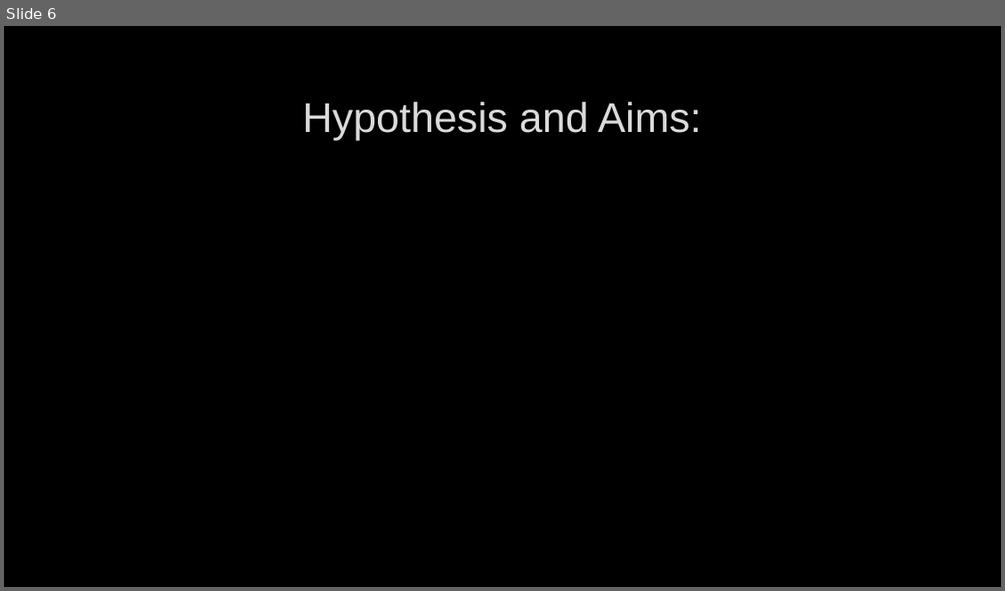
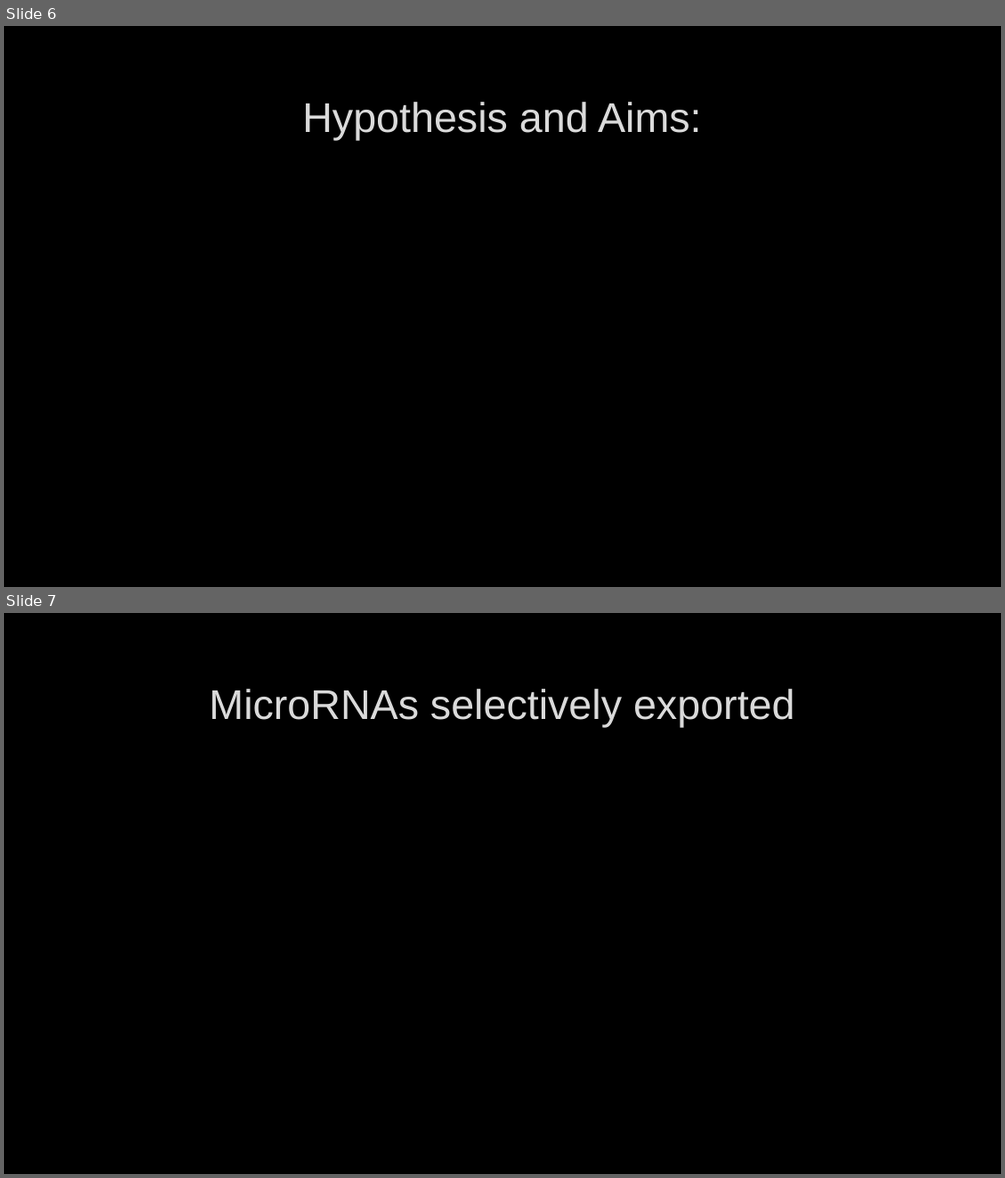
Before and after one commit to HarleyRobinson/Honours2, a slide deck: BackgroundInfo/CollCombBiol.pptx. Shown one above the other, each under a label of ours: slide 6 before the commit, slides 6 and 7 after it. The pictures are 1005x591 and 1005x1178 pixels, drawn with LibreOffice and Linux fonts; fonts in the diff are those of the drawing; background and template pictures are left out. Boxes give left, top, right and bottom in pixels: in the first picture for what was removed or moved away, otherwise in the second. Text is boxed around its words. In the diff, an @@ line names an element or a change of style, - is before the commit and + after.

```diff
--- a/BackgroundInfo/CollCombBiol.pptx
+++ b/BackgroundInfo/CollCombBiol.pptx
@@ slide 7 added at bbox=[4, 613, 1001, 1174], background picture (left out) @@
@@ title added at bbox=[209, 689, 795, 727], 40 pt, text #DADADA @@
+MicroRNAs selectively exported
```
Also in this commit, not shown: 7 other slides added, 2 slides removed, 1 other file.
